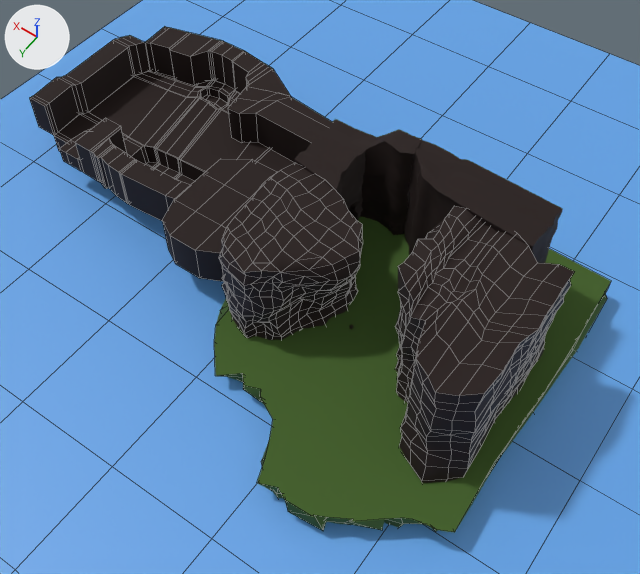
Before and after pictures for a commit that changed the FBX model Assets/Models/Playa.fbx.
The view is the same before and after, from a camera (50 mm lens) standing at (-108.0, 190.0, 292.0) and looking at (23.0, 6.0, 4.0). Arrows for +X, +Y and +Z are at upper left; the lights stay in place. Mesh edges are drawn as thin lines on the coarser meshes. Where no turn or scale is listed for an object, it has been applied to the vertices.
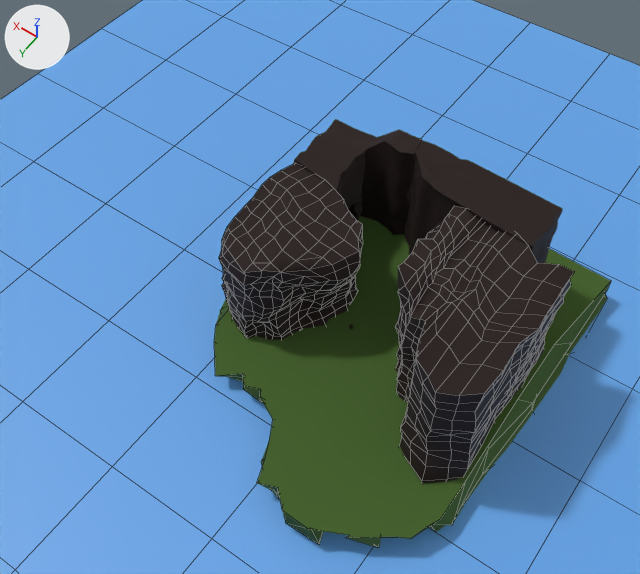
Where the change shows, as pixel boxes (x1, y1, x2, y2) in the pictures (640 x 574 px):
'Cube', reshaped: before (214, 216, 611, 532); after (214, 216, 611, 548)
'pCube7', deleted (black): before (54, 71, 294, 185)
'pCube8', deleted (black): before (162, 159, 277, 281)
'pCube10', deleted (black): before (145, 26, 291, 97)
'pCube11', deleted (black): before (29, 35, 150, 135)
'pCube12', deleted (black): before (75, 118, 190, 221)
'pCube9', deleted (black): before (228, 86, 332, 162)
'pCube13', deleted: before (59, 129, 91, 172)

The change, as a list of edits to the scene's bpy script:
```text
Change me_cube_001:
    used by ob_cube; location = (-9.6, 2.0, -4.0)
    remove me_cube_001.from_pydata(...)  # 220 vertices, 178 faces; spans x -70.0..74.0, y -73.0..89.0, z -21.0..10.0
    add me_cube_001.from_pydata(...)  # 220 vertices, 178 faces; spans x -70.0..74.0, y -73.0..92.0, z -21.0..10.0
    me_cube_001 part 1: 19 of 220 vertices moved; they spanned x -66.0..-12.0, y -34.0..89.0, z 1.0..10.0 and now span x -60.0..-14.0, y -24.0..92.0, z 1.0..10.0; mean shift (1.0, 3.0, 0.0); largest move (-66.0, 64.0, 10.0) -> (-60.0, 46.0, 10.0)
Remove ob_pcube13:
    ob_pcube13 = bpy.data.objects.new('pCube13', me_mesh_013)
    ob_pcube13.location = (151.2, 7.5, 11.1)
Remove ob_pcube12:
    ob_pcube12 = bpy.data.objects.new('pCube12', me_mesh_012)
    ob_pcube12.location = (92.8, 12.5, 12.2)
Remove ob_pcube10:
    ob_pcube10 = bpy.data.objects.new('pCube10', me_mesh_010)
    ob_pcube10.location = (129.9, -71.8, 12.2)
Remove ob_pcube11:
    ob_pcube11 = bpy.data.objects.new('pCube11', me_mesh_011)
    ob_pcube11.location = (175.2, -48.8, 12.2)
Remove ob_pcube9:
    ob_pcube9 = bpy.data.objects.new('pCube9', me_mesh_009)
    ob_pcube9.location = (85.3, -51.5, 15.9)
Remove ob_pcube8:
    ob_pcube8 = bpy.data.objects.new('pCube8', me_mesh_008)
    ob_pcube8.location = (69.1, 7.2, 17.0)
Remove ob_pcube7:
    ob_pcube7 = bpy.data.objects.new('pCube7', me_mesh_007)
    ob_pcube7.location = (110.5, -25.6, 2.2)
```
